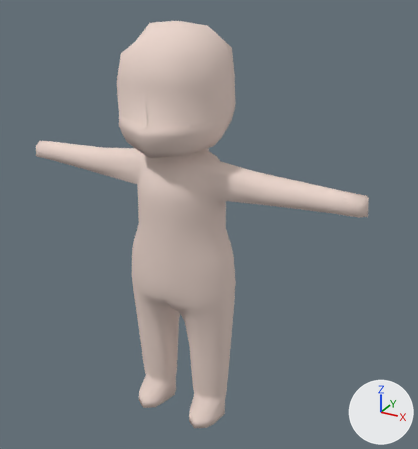
The Blender file WaS-Playground/Assets/Models/CharModel-2.blend, before and after one commit.
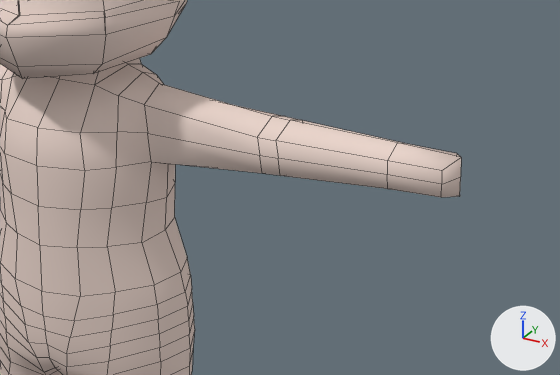
The first picture shows the older version from a 50 mm camera at (6.9, -11.16, 11.12) aimed at (0.55, 0.39, 5.35). The close-ups show both versions on the part from 33% to 100% of the width and 26% to 68% of the height of that picture; other places that the commit changed are outside them. The lights are fixed; the arrows at lower right show +X, +Y and +Z. The close-ups show mesh edges as thin lines.
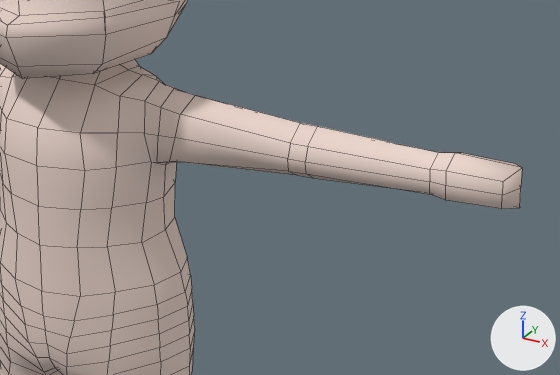
Boxes (x1, y1, x2, y2) around the edits, measured in the close-ups (560 x 375 px; the box of a moved part takes in the faces that stretch with it):
```json
{"object": "Cube", "change": "reshaped", "before": [0, 0, 461, 375], "after": [0, 0, 522, 375]}
{"part": 1, "of": "me_cube", "change": "built on", "before": [0, 58, 461, 242], "after": [0, 60, 522, 242]}
{"part": 2, "of": "me_cube", "change": "moved or reshaped", "before": [0, 0, 104, 25], "after": [0, 0, 104, 25]}
```

The change, as JSON lines over the scene's bpy script:
```json
{"block": "me_cube", "where": "# used by ob_cube; location = (0.0, 0.0, 4.85); scale = (0.945, 1.0, 1.0)"}
{"block": "me_cube", "where": "# verts and faces of me_cube; kept vertices keep their numbers, new ones are numbered from 253"}
{"block": "me_cube", "where": "# before: 204 (0.01, -1.26, 3.25) at pixel (19, 15)"}
{"op": "remove", "block": "me_cube", "code": "me_cube.from_pydata(...)  # 253 vertices, 233 faces; spans x -0.06..4.74, y -1.51..1.4, z -4.85..5.28"}
{"op": "add", "block": "me_cube", "code": "me_cube.from_pydata(...)  # 282 vertices, 261 faces; spans x -0.03..5.38, y -1.51..1.4, z -4.85..5.28"}
{"block": "me_cube", "change": "me_cube part 1"}
{"block": "me_cube", "change": "16 faces are deleted"}
{"block": "me_cube", "change": "3 vertices in x 4.61..4.72, y -0.28..0.28, z 1.71..1.85 move by (0.64, 0.0, 0.0)"}
{"block": "me_cube", "change": "45 vertices move from x -0.01..4.74, y -0.54..0.56, z 0.94..2.56 to x 0.0..5.22, y -0.58..0.55, z 0.94..2.56"}
{"block": "me_cube", "change": "29 vertices are added at x -0.03..5.38, y -0.37..0.56, z 1.59..2.49"}
{"block": "me_cube", "change": "44 new faces join them"}
{"block": "me_cube", "change": "me_cube part 2"}
{"op": "add", "block": "me_cube", "code": "verts[204] = (0.0, -1.26, 3.25)  # moved, pixel (19, 15)"}
```
